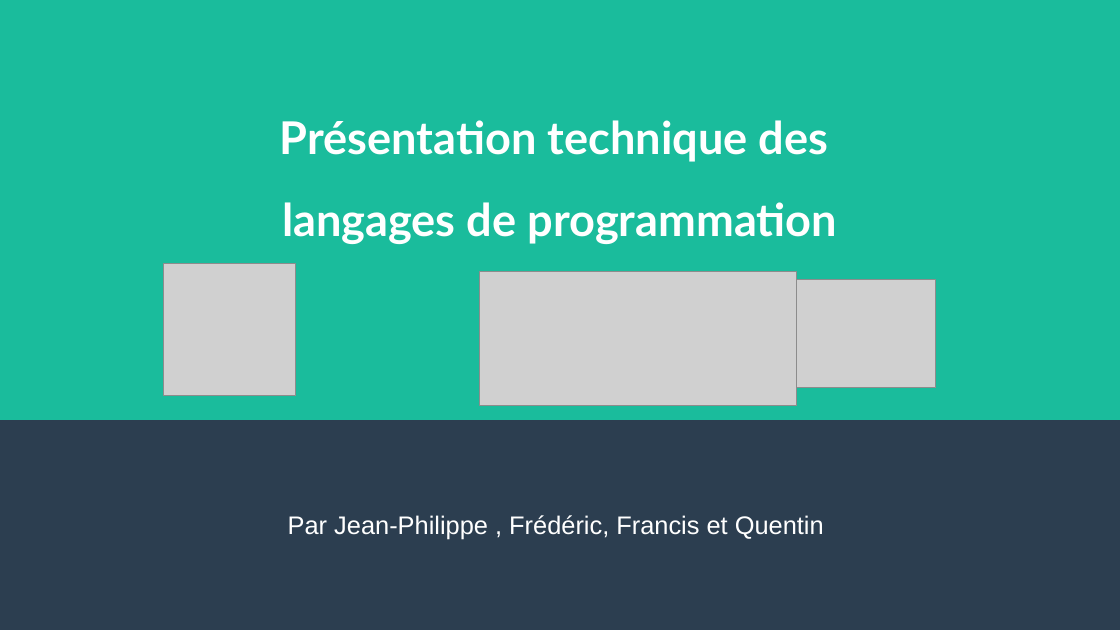
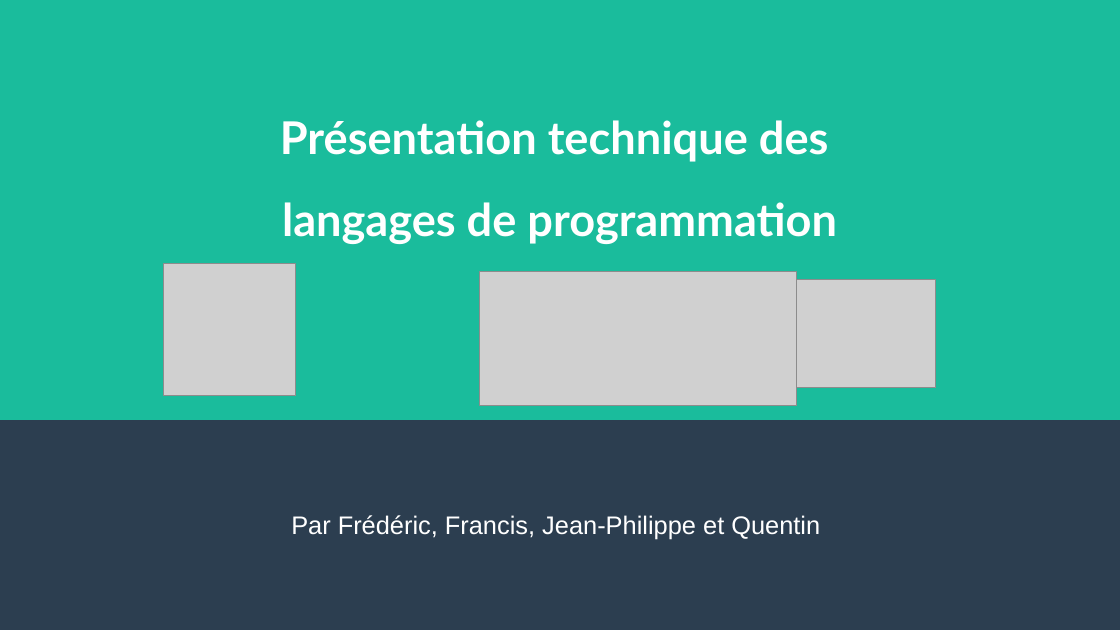
Before and after one commit to dclkent1parker/PresentationLangages, a slide deck: slide 1 of final.odp. Drawn at 1120x630 pixels with LibreOffice and Linux fonts; fonts in the diff are those of the drawing; grey boxes stand for pictures. Boxes give left, top, right and bottom in pixels: in the first picture for what was removed or moved away, otherwise in the second. Text is boxed around its words. In the diff, an @@ line names an element or a change of style, - is before the commit and + after.

```diff
--- a/final.odp
+++ b/final.odp
@@ text at bbox=[291, 515, 820, 539]: text changed @@
-Par Jean-Philippe , Frédéric, Francis et Quentin
+Par Frédéric, Francis, Jean-Philippe et Quentin
```
